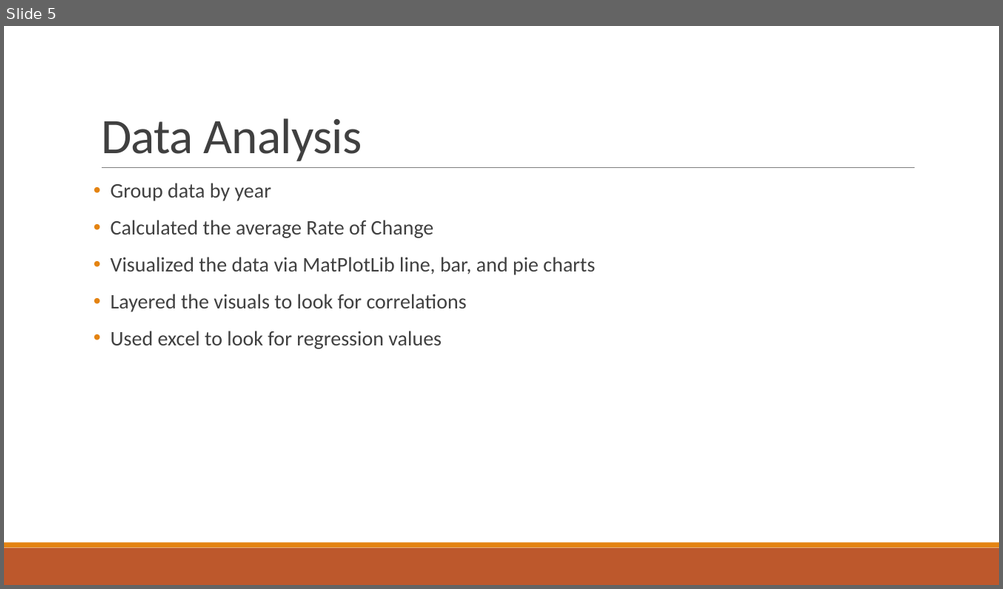
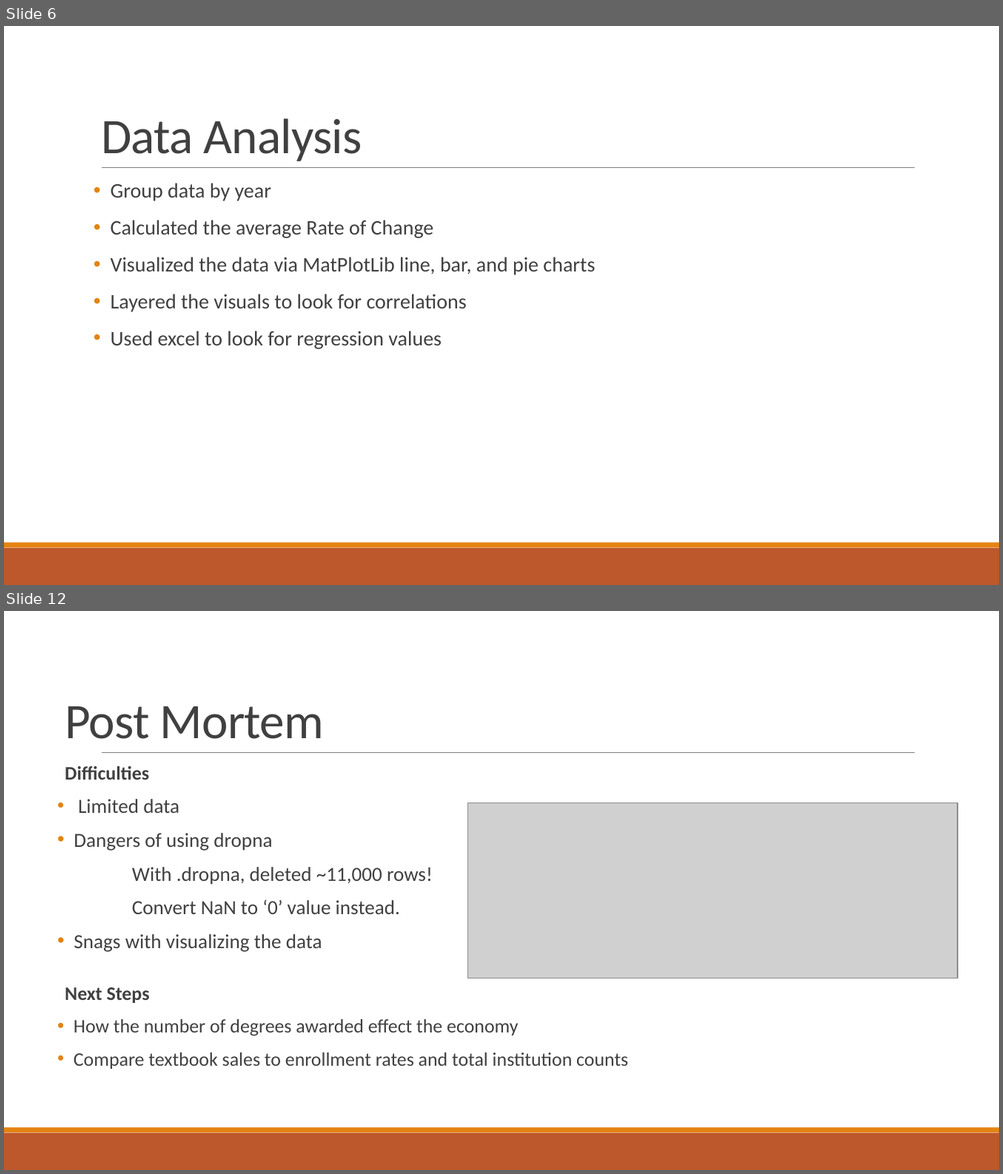
Before and after one commit to grahamb001/Project1, a slide deck: Project 1 Presentation Templatebg_ap.pptx. Shown one above the other, each under a label of ours: slide 5 before the commit, slides 6 and 12 after it; the slides between them are not shown. The pictures are 1003x589 and 1003x1174 pixels, drawn with LibreOffice and Linux fonts; fonts in the diff are those of the drawing; grey boxes stand for pictures. Boxes give left, top, right and bottom in pixels: in the first picture for what was removed or moved away, otherwise in the second. Text is boxed around its words. In the diff, an @@ line names an element or a change of style, - is before the commit and + after.

```diff
--- a/Project 1 Presentation Templatebg_ap.pptx
+++ b/Project 1 Presentation Templatebg_ap.pptx
@@ slide 12 added at (4,611,999,1170), background #FFFFFF; not listed: 3 template elements that a slide beside it also shows @@
@@ title added at (65,706,324,739), 48 pt, text #404040 @@
+Post Mortem
@@ text added at (65,766,628,1069), 18.5 pt, text #404040 @@
+  Difficulties
+• Limited data
+• Dangers of using dropna
+With .dropna, deleted ~11,000 rows!
+Convert NaN to ‘0’ value instead.
+• Snags with visualizing the data
+  Next Steps
+• How the number of degrees awarded effect the economy
+• Compare textbook sales to enrollment rates and total institution counts
@@ picture added at (468,803,958,978) @@
@@ what was slide 5 is now slide 6 @@
```
Also in this commit, not shown: 4 slides changed, 5 other slides added, 8 slides removed.
